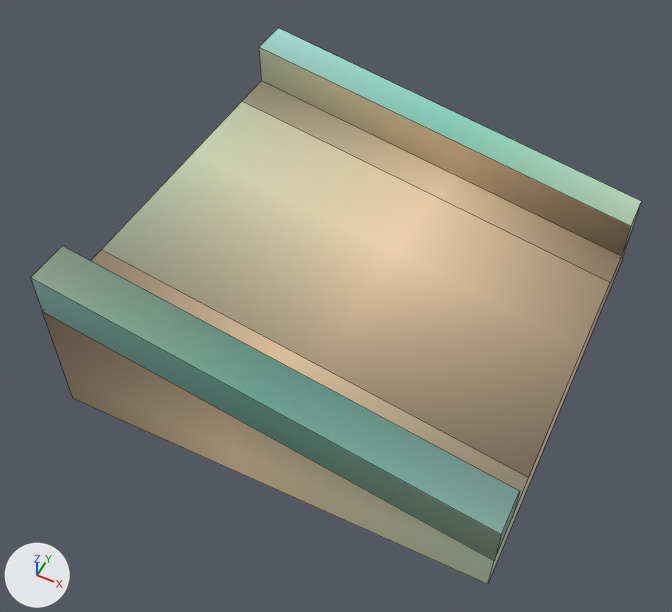
Renders of the FBX model FairyTaleDefender/Assets/_Game/Models/Environment/Tiles/Way_Slope.fbx from each side of a commit.
The view is the same before and after, from a camera (50 mm lens) standing at (0.597, -1.358, 1.724) and looking at (-0.036, -0.092, 0.141). Lighting does not change. The marker at lower left points along +X, +Y and +Z. Mesh edges are drawn as thin lines. Where no turn or scale is listed for an object, it has been applied to the vertices.

In view in the first picture: 'Way_Slope'.
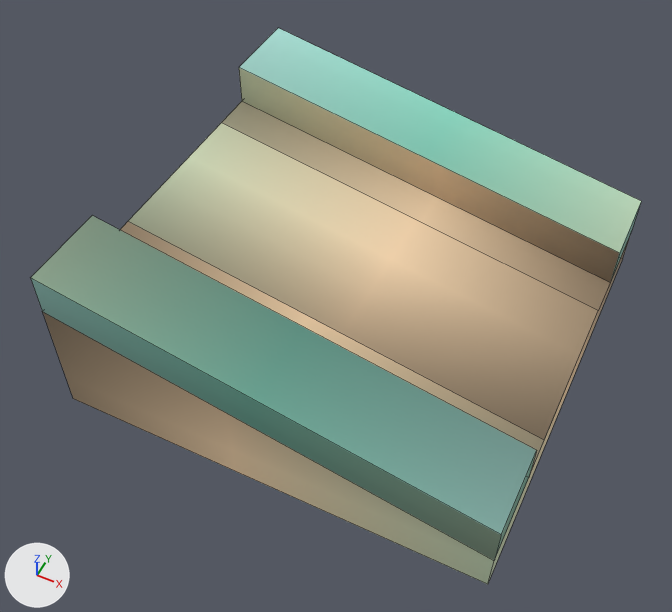
The change in detail:
me_cube_005 has 24 vertices, 18 faces and spans x -0.5..0.5, y -0.5..0.5, z 0.0..0.4.
me_cube_005 is used by ob_way_slope; location (0.0, 0.0, 0.0).
me_cube_005 part 1: all 6 vertices in x -0.5..0.5, y 0.3..0.4, z 0.1..0.4 are moved by (0.0, -0.1, 0.0).
me_cube_005 part 2: all 6 vertices in x -0.5..0.5, y -0.4..-0.3, z 0.1..0.4 are moved by (0.0, 0.1, 0.0).

Changed parts and their boxes [x1, y1, x2, y2] in the pictures (672 x 612 px; the box of a moved part takes in the faces that stretch with it):
part 1 of me_cube_005, moved or reshaped: before [242, 28, 641, 282]; after [221, 28, 641, 311]
part 2 of me_cube_005, moved or reshaped: before [60, 101, 631, 520]; after [60, 104, 631, 520]
